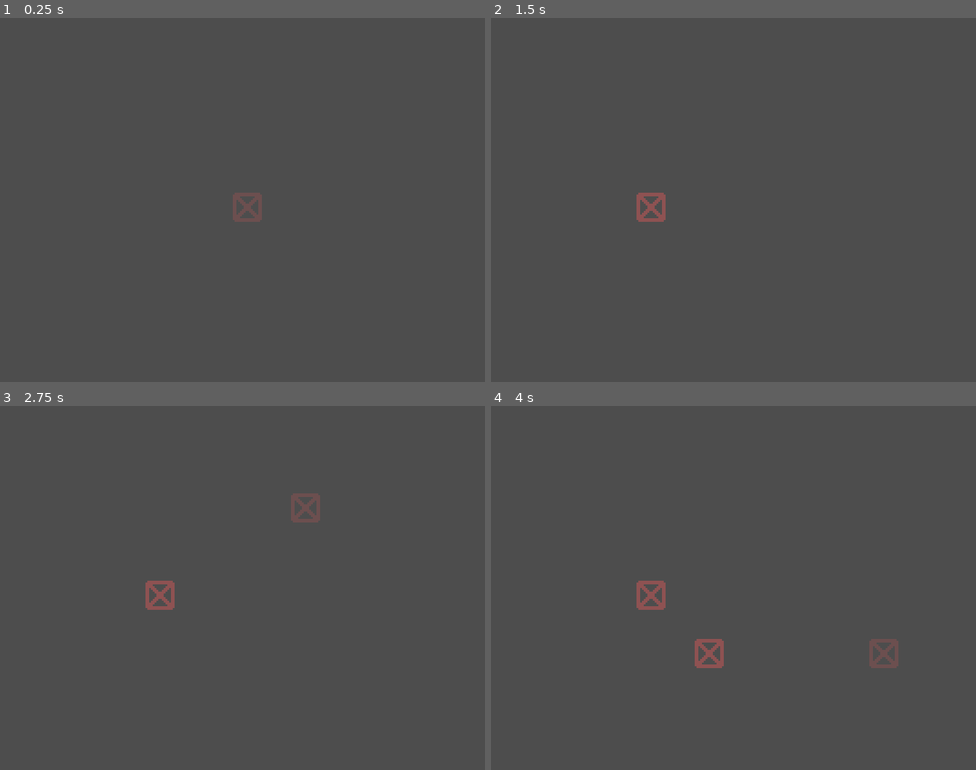
Above: before the commit, frames 1-4 (two rows, left to right).
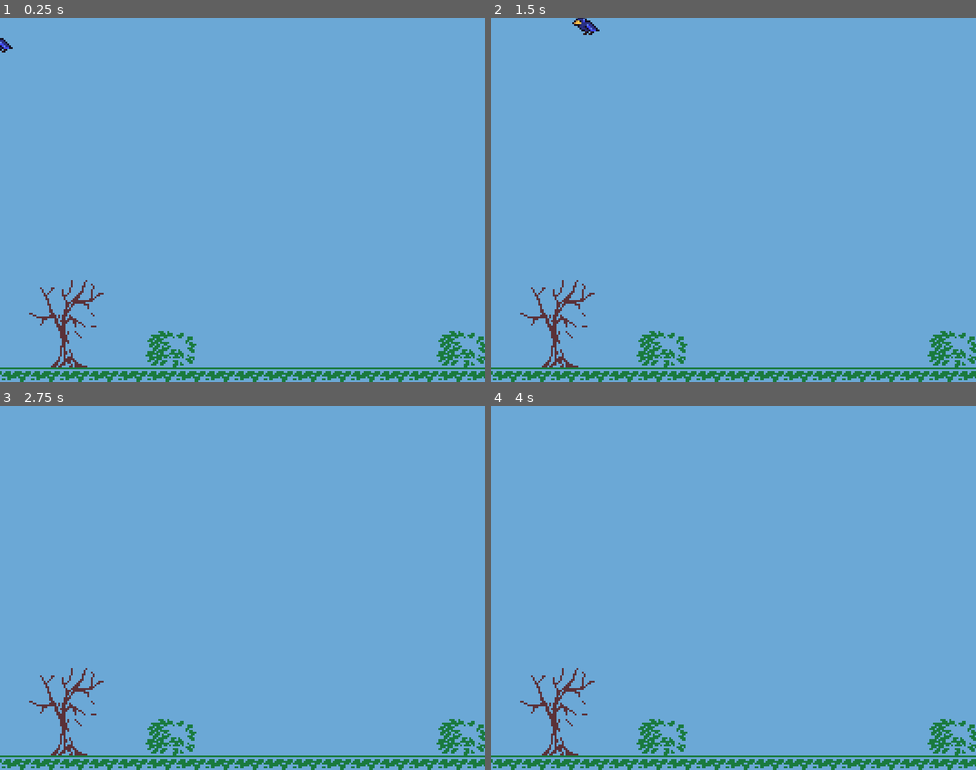
Above: after the commit, the same moments.

Repository: Gladiu/Birds-jam
Game: Godot game, scene res://scn/main.tscn
Two runs of this game, one before a commit and one after it. Both use one fixed random seed, a clock stepped at 60 frames per second and the inputs below. Before the commit the project starts from res://scn/building_manager.tscn.
Inputs (mouse positions are in pixels of both pictures, inside the frame that each line leads up to):
- Up to frame 1 (0.25 s): no input
- Up to frame 2 (1.5 s): move the mouse to (840, 181) at 0.52 s; hold Space (fly) 0.53-1.28 s; hold D (move_right) from 0.53 s (still down); move the mouse to (636, 218) at 1.27 s; click (636, 218) at 1.35 s
- Up to frame 3 (2.75 s): move the mouse to (291, 507) at 2.02 s; release D (move_right) at 2.03 s; hold A (move_left) from 2.03 s (still down); hold Space (fly) from 2.03 s (still down)
- Up to frame 4 (4 s): move the mouse to (709, 660) at 2.77 s; release A (move_left) at 2.78 s; release Space (fly) at 2.78 s; hold D (move_right) from 2.78 s (still down); click (709, 660) at 2.85 s; tap Enter at 3.5 s; move the mouse to (879, 642) at 3.52 s; hold Space (fly) from 3.53 s (still down)

The runs differ from the first frame. In frame 1, 100% of the frame differs, in the area x 0-100%, y 0-100%; in frame 2, 100%; in frame 3, 100%; in frame 4, 100%.

Commit message:
hotfix

Diff:
--- a/project.godot
+++ b/project.godot
@@ -11,7 +11,7 @@
 [application]
 
 config/name="Birds-Jam"
-run/main_scene="uid://dxf2gretecw51"
+run/main_scene="uid://c5s73cfo1rpsc"
 config/features=PackedStringArray("4.4", "Forward Plus")
 config/icon="res://icon.svg"
 
--- a/scn/main.tscn
+++ b/scn/main.tscn
@@ -1,9 +1,12 @@
-[gd_scene load_steps=3 format=3 uid="uid://c5s73cfo1rpsc"]
+[gd_scene load_steps=4 format=3 uid="uid://c5s73cfo1rpsc"]
 
 [ext_resource type="Script" uid="uid://c7xvlvsqkxxde" path="res://src/main.gd" id="1_7rek1"]
 [ext_resource type="PackedScene" uid="uid://clj8dp32kn2bc" path="res://scn/world.tscn" id="2_a14j1"]
+[ext_resource type="PackedScene" uid="uid://kapo0vdcplf8" path="res://scn/player.tscn" id="3_4hsr3"]
 
 [node name="Main" type="Node"]
 script = ExtResource("1_7rek1")
 
 [node name="World" parent="." instance=ExtResource("2_a14j1")]
+
+[node name="Player" parent="." instance=ExtResource("3_4hsr3")]
--- a/scn/player.tscn
+++ b/scn/player.tscn
@@ -1,9 +1,11 @@
-[gd_scene load_steps=17 format=3 uid="uid://dwhv5lspeybnu"]
+[gd_scene load_steps=17 format=3 uid="uid://kapo0vdcplf8"]
 
-[ext_resource type="Script" uid="uid://dtwyadi1flc8c" path="res://src/player.gd" id="1_386vx"]
+[ext_resource type="Script" path="res://src/player.gd" id="1_386vx"]
 [ext_resource type="Texture2D" uid="uid://bor58bcmdjyn3" path="res://ast/player/BirdSprite.png" id="2_dltx8"]
 
 [sub_resource type="CapsuleShape2D" id="CapsuleShape2D_dltx8"]
+radius = 24.0
+height = 48.0
 
 [sub_resource type="AtlasTexture" id="AtlasTexture_diy2p"]
 atlas = ExtResource("2_dltx8")
@@ -115,6 +117,7 @@
 shape = SubResource("CapsuleShape2D_dltx8")
 
 [node name="AnimatedSprite2D" type="AnimatedSprite2D" parent="."]
+scale = Vector2(3, 3)
 sprite_frames = SubResource("SpriteFrames_dhgk1")
 animation = &"run"
 frame_progress = 0.340088
Not shown, changed: AssetsUsed.txt
Binary file added: ast/32x32-Charset.png
Not shown, added: ast/32x32-Charset.png.import
Binary file added: ast/background/Layer0.png
Not shown, added: ast/background/Layer0.png.import
Binary file added: ast/background/Layer01.png
Not shown, added: ast/background/Layer01.png.import
Binary file added: ast/background/Layer02.png
Not shown, added: ast/background/Layer02.png.import
Binary file added: ast/background/Layer03.png
Not shown, added: ast/background/Layer03.png.import
Binary file added: ast/background/Layer04.png
(and 9 more such lines)
